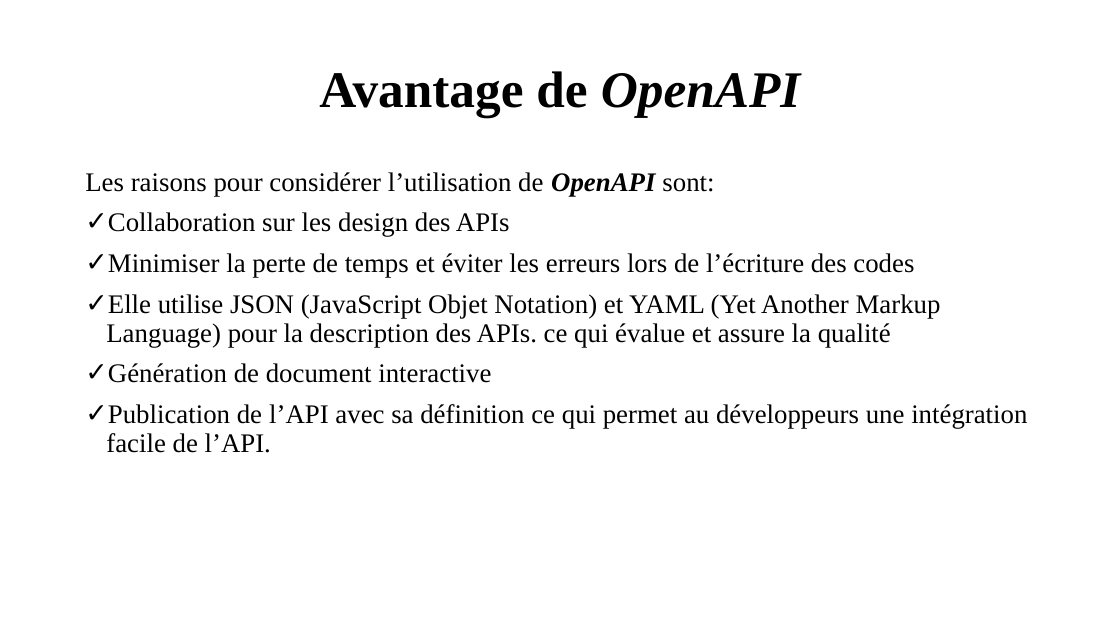
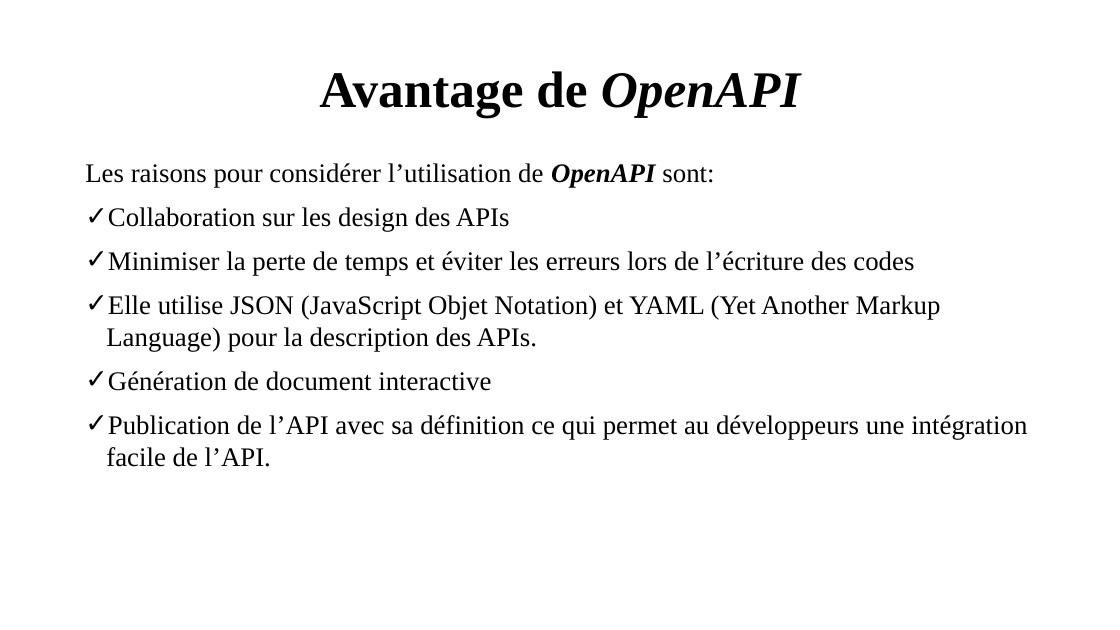
Before and after one commit to OA-Souleymane/MyGitHub-Files, a slide deck: slide 11 of Chapitres/mémoire/PrésentationMémoire.pptx (slide 6 before the commit). Drawn at 1120x630 pixels with LibreOffice and Linux fonts; fonts in the diff are those of the drawing. Boxes give left, top, right and bottom in pixels: in the first picture for what was removed or moved away, otherwise in the second. Text is boxed around its words. In the diff, an @@ line names an element or a change of style, - is before the commit and + after.

```diff
--- a/Chapitres/mémoire/PrésentationMémoire.pptx
+++ b/Chapitres/mémoire/PrésentationMémoire.pptx
@@ text "Les raisons pour considérer l’utilisation ...": place and size @@
-text "Les raisons pour considérer l’utilisation ..." at <box>85,172,1027,453</box>
+text "Les raisons pour considérer l’utilisation ..." at <box>85,163,1027,467</box>
@@ text at <box>85,163,1027,467</box>: line spacing 0.9 to 1 @@
@@ text at <box>106,295,941,352</box>: text changed @@
-✓ Elle utilise JSON (JavaScript Objet Notation) et YAML (Yet Another Markup Language) pour la description des APIs. ce qui évalue et assure la qualité
+✓ Elle utilise JSON (JavaScript Objet Notation) et YAML (Yet Another Markup Language) pour la description des APIs.
```
Also in this commit, not shown: 6 other slides changed, 11 slides added, 6 other files.
